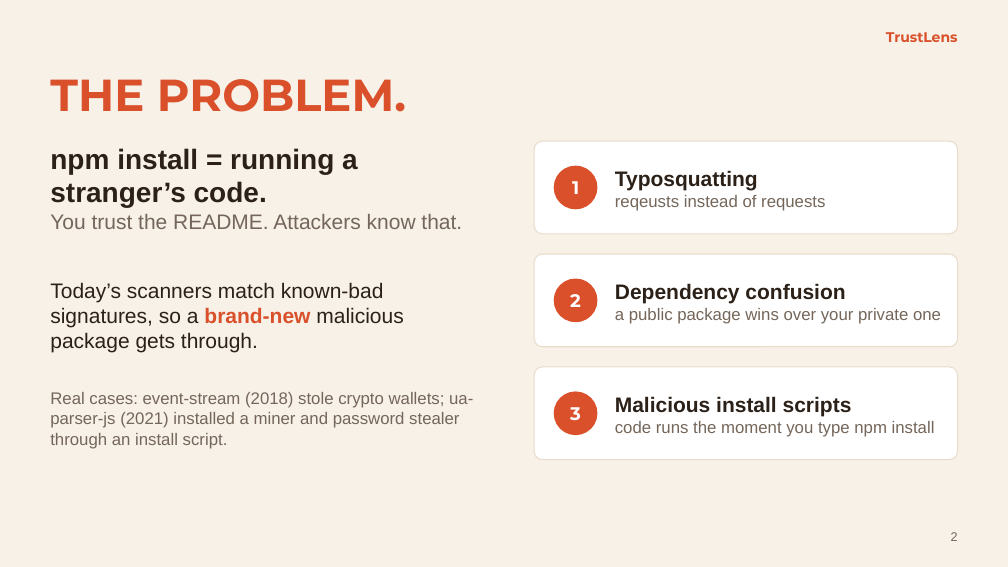
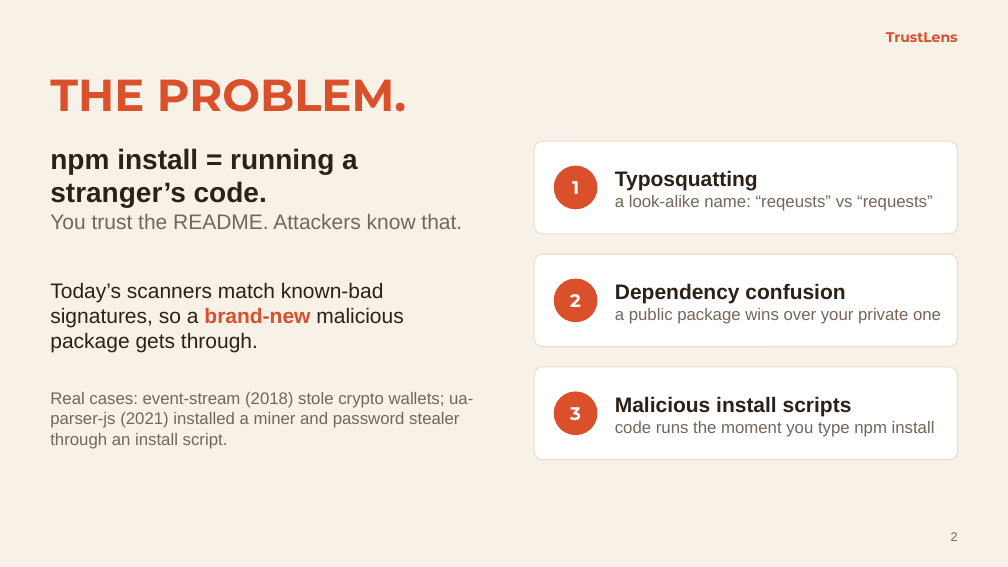
Before and after one commit to harshitak13/TrustLens, a slide deck: slide 2 of demo/slides/TrustLens-deck.pptx. Drawn at 1008x567 pixels with LibreOffice and Linux fonts; fonts in the diff are those of the drawing. Boxes give left, top, right and bottom in pixels: in the first picture for what was removed or moved away, otherwise in the second. Text is boxed around its words. In the diff, an @@ line names an element or a change of style, - is before the commit and + after.

Commit message:
Deck: clearer typosquatting example

```diff
--- a/demo/slides/TrustLens-deck.pptx
+++ b/demo/slides/TrustLens-deck.pptx
@@ text at bbox=[615, 195, 932, 211]: text changed @@
-reqeusts instead of requests
+a look-alike name: “reqeusts” vs “requests”
```
Also in this commit, not shown: 1 other file.
